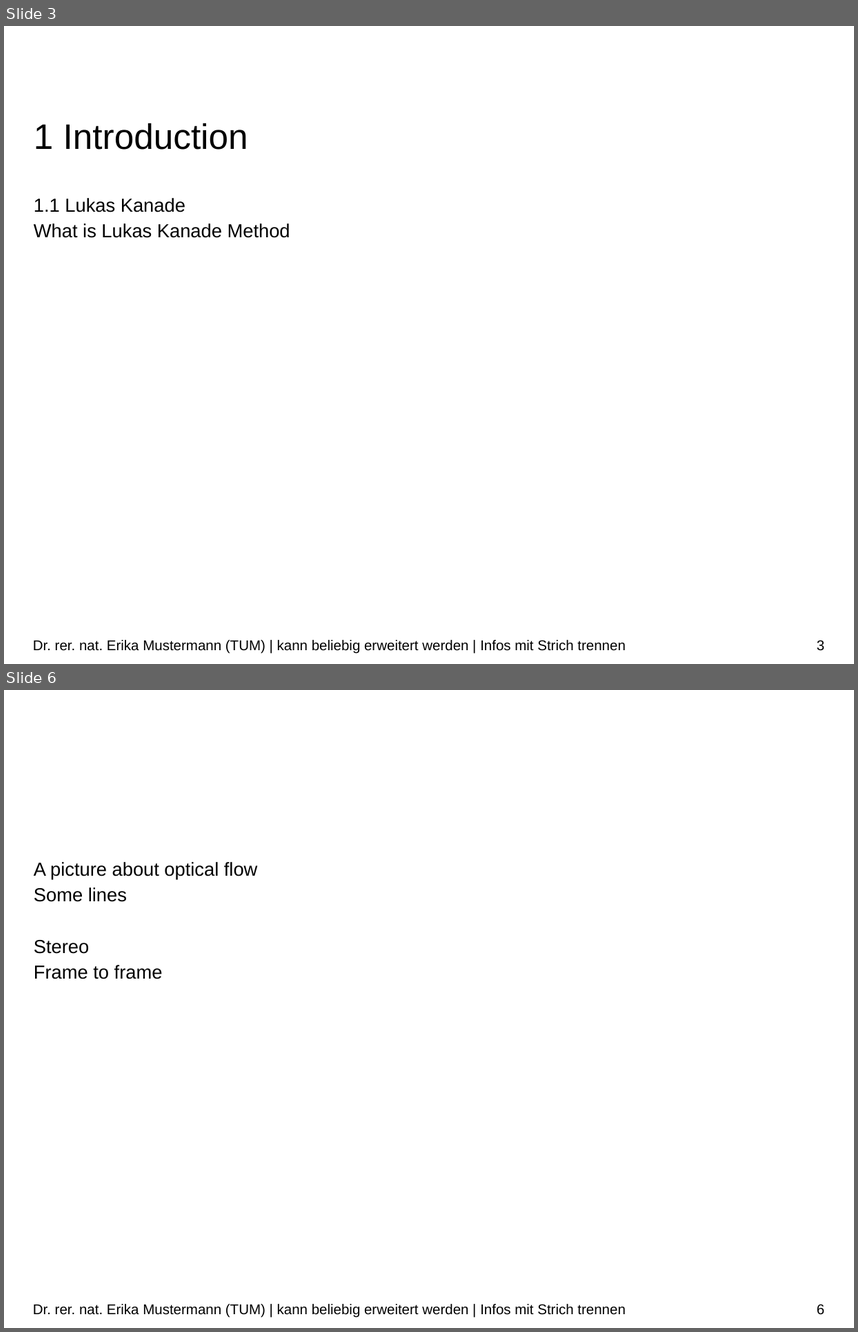
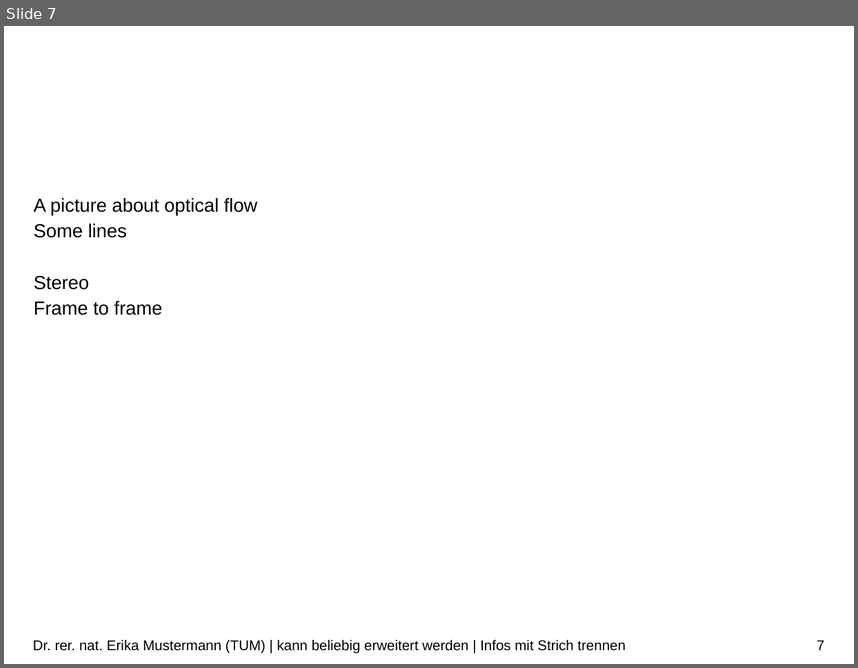
Before and after one commit to Tom-Huang/visual_navigation, a slide deck: Indirect Visual Odometry with Optical Flow.pptx. Shown one above the other, each under a label of ours: slides 3 and 6 before the commit, slide 7 after it; the slides between them are not shown. The pictures are 858x1332 and 858x668 pixels, drawn with LibreOffice and Linux fonts; fonts in the diff are those of the drawing; background and template pictures are left out. Boxes give left, top, right and bottom in pixels: in the first picture for what was removed or moved away, otherwise in the second. Text is boxed around its words. In the diff, an @@ line names an element or a change of style, - is before the commit and + after.

```diff
--- a/Indirect Visual Odometry with Optical Flow.pptx
+++ b/Indirect Visual Odometry with Optical Flow.pptx
@@ slide 3 removed at [4, 26, 854, 664], background #FFFFFF @@
@@ title removed at [34, 123, 248, 150] @@
-1 Introduction
@@ text removed at [34, 198, 290, 238] @@
-1.1 Lukas Kanade
-What is Lukas Kanade Method
@@ text removed at [33, 639, 625, 653] @@
-Dr. rer. nat. Erika Mustermann (TUM) | kann beliebig erweitert werden | Infos mit Strich trennen
@@ page number removed at [817, 639, 824, 650] @@
-3
@@ what was slide 6 is now slide 7 @@
@@ page number at [817, 640, 824, 650]: text changed @@
-6
+7
```
Also in this commit, not shown: 20 slides changed, 2 slides added, 2 other files.
